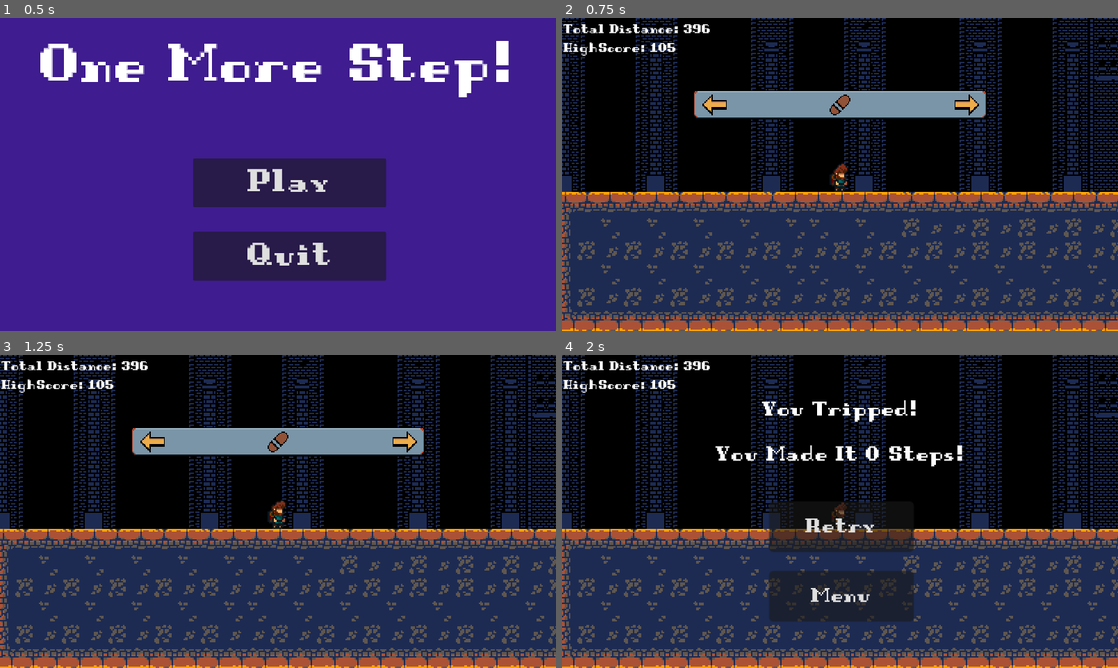
Above: before the commit, frames 1-4 (two rows, left to right).
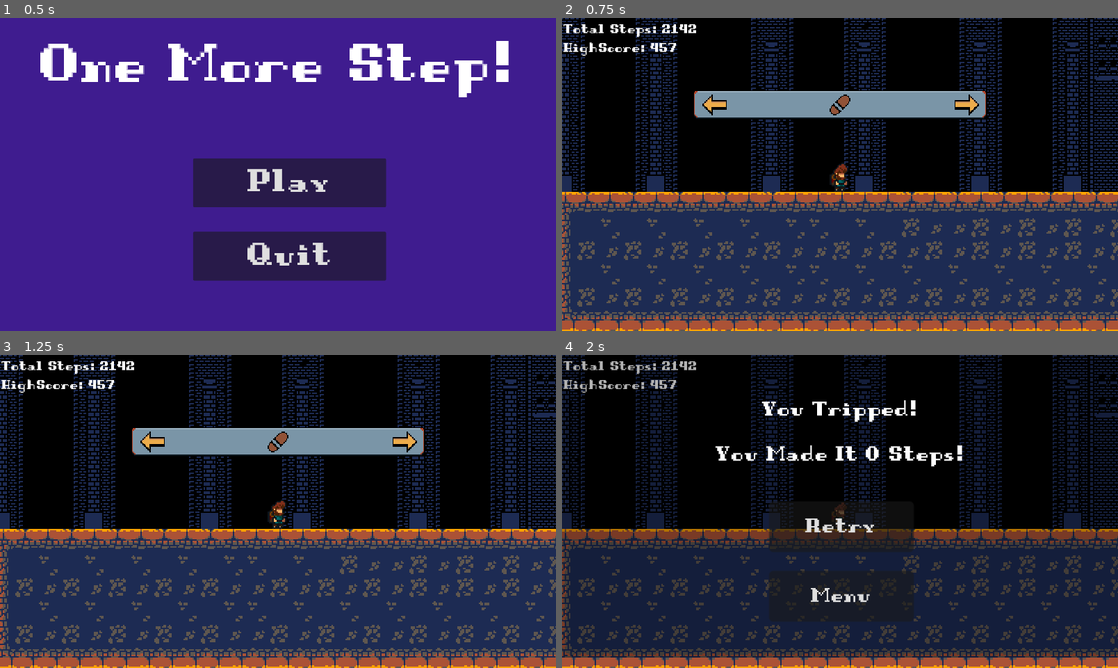
Above: after the commit, the same moments.

Repository: ShadowRaven235/One-more-step
Game: Godot game, scene res://Scenes/menu.tscn
Two runs of this game, one before a commit and one after it. Both use one fixed random seed, a clock stepped at 60 frames per second and the inputs below.
Inputs:
- Up to frame 1 (0.5 s): no input
- Up to frame 2 (0.75 s): click "Play" at 0.5 s
- Up to frame 3 (1.25 s): no input
- Up to frame 4 (2 s): tap Enter at 1.25 s; hold Right (ui_right) from 1.28 s (still down)

Frame 1 is identical in both runs. In frame 2, 0.4% of the frame differs, in the area x 8-27%, y 2-11%; in frame 3, 0.4%; in frame 4, 9.2%, in the area x 0-100%, y 2-97%.

Commit message:
Minor fixes

Diff:
--- a/Scenes/game.gd
+++ b/Scenes/game.gd
@@ -4,10 +4,10 @@
 # Called when the node enters the scene tree for the first time.
 func _ready():
 	get_node("Player/Camera2D/HighScore").set_text("HighScore: " + str(Utils.highScore))
-	get_node("Player/Camera2D/TotalDistance").set_text("Total Distance: " + str(Utils.totalDistance))
+	get_node("Player/Camera2D/TotalDistance").set_text("Total Steps: " + str(Utils.totalDistance))
 
 # Called every frame. 'delta' is the elapsed time since the previous frame.
 func _process(_delta):
 	if Utils.gameOver:
 		get_node("Player/Camera2D/HighScore").set_text("HighScore: " + str(Utils.highScore))
-		get_node("Player/Camera2D/TotalDistance").set_text("Total Distance: " + str(Utils.totalDistance))
+		get_node("Player/Camera2D/TotalDistance").set_text("Total Steps: " + str(Utils.totalDistance))
--- a/Scenes/game_over.tscn
+++ b/Scenes/game_over.tscn
@@ -12,6 +12,15 @@
 grow_horizontal = 2
 grow_vertical = 2
 script = ExtResource("1_gug3d")
+
+[node name="ColorRect" type="ColorRect" parent="."]
+layout_mode = 1
+anchors_preset = 15
+anchor_right = 1.0
+anchor_bottom = 1.0
+grow_horizontal = 2
+grow_vertical = 2
+color = Color(0, 0, 0, 0.294118)
 
 [node name="MarginContainer" type="MarginContainer" parent="."]
 layout_mode = 1
Not shown, changed: savegame.bin
